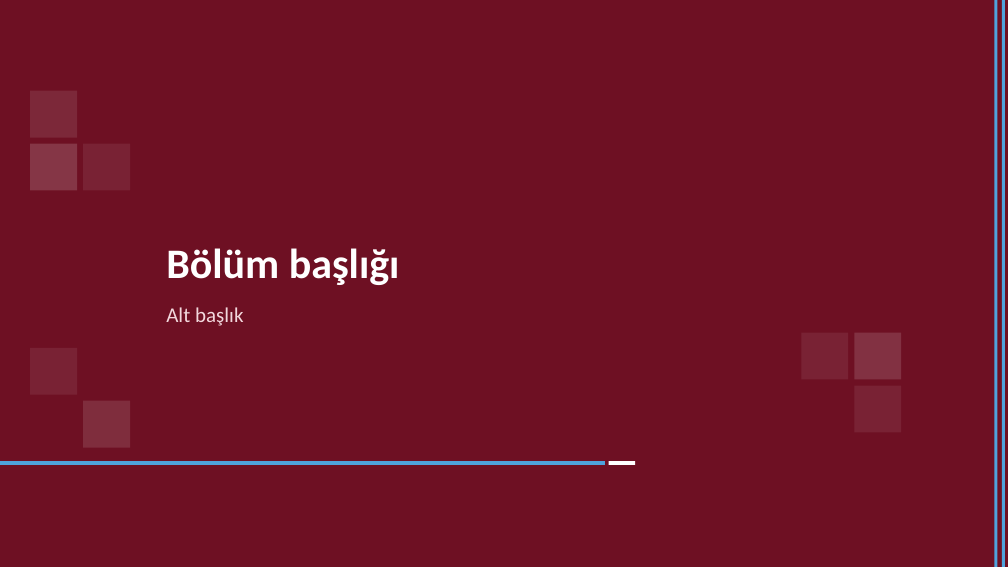
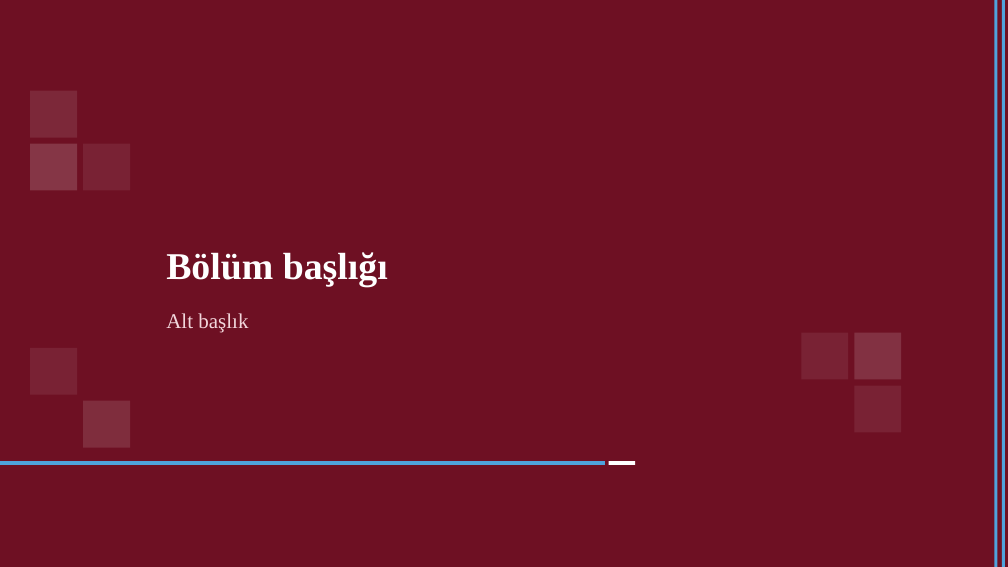
Before and after one commit to cagdasaydin5-hub/kanuniah, a slide deck: slide 3 of egitim/dosyalar/Sunum-Sablonu-Cerceve-02.pptx. Drawn at 1008x567 pixels with LibreOffice and Linux fonts; fonts in the diff are those of the drawing. Boxes give left, top, right and bottom in pixels: in the first picture for what was removed or moved away, otherwise in the second. Text is boxed around its words. In the diff, an @@ line names an element or a change of style, - is before the commit and + after.

```diff
--- a/egitim/dosyalar/Sunum-Sablonu-Cerceve-02.pptx
+++ b/egitim/dosyalar/Sunum-Sablonu-Cerceve-02.pptx
@@ text "Bölüm başlığı" at [166, 252, 388, 287]: size 40 to 36 pt, font Calibri to Times New Roman; line spacing 1 to 1.5 @@
@@ text "Alt başlık" at [166, 313, 248, 333]: font Calibri to Times New Roman; line spacing 1 to 1.5 @@
```
Also in this commit, not shown: 2 other slides changed, 29 other files.
